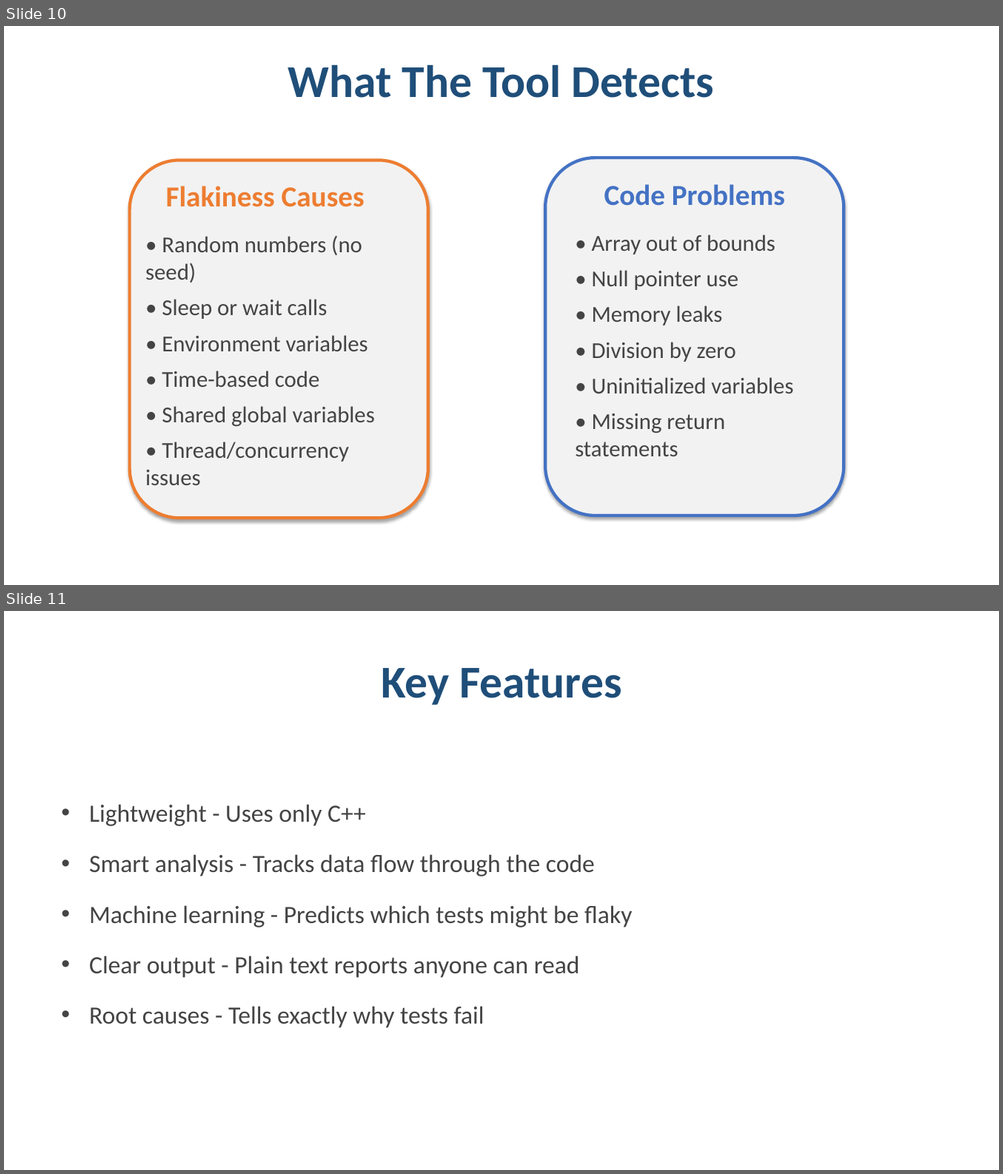
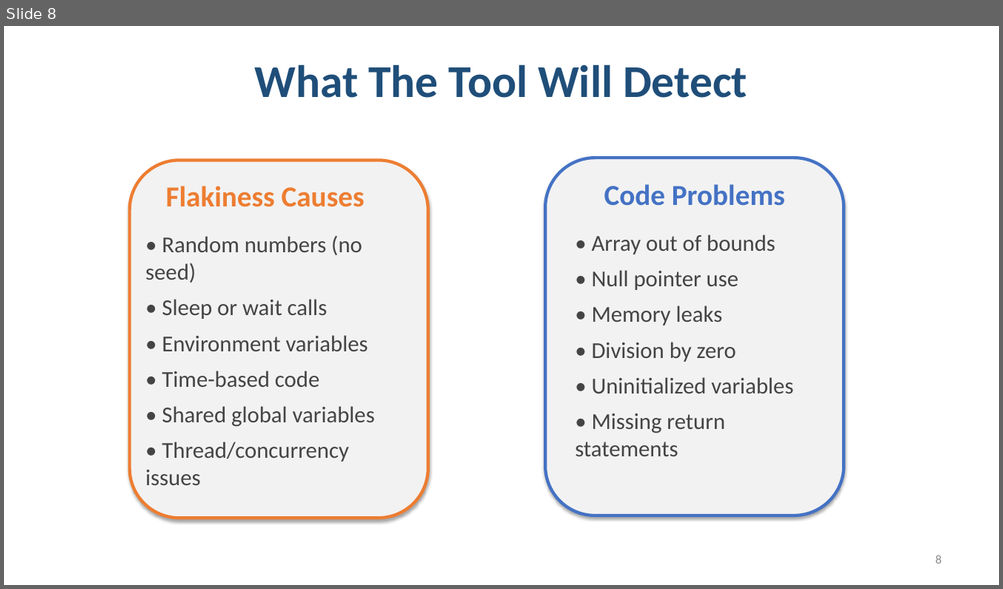
Before and after one commit to UniqueSwagger/FlakeHound-, a slide deck: FlakeHound_Presentation_Final.pptx. Shown one above the other, each under a label of ours: slides 10 and 11 before the commit, slide 8 after it. The pictures are 1003x1174 and 1003x589 pixels, drawn with LibreOffice and Linux fonts; fonts in the diff are those of the drawing. Boxes give left, top, right and bottom in pixels: in the first picture for what was removed or moved away, otherwise in the second. Text is boxed around its words. In the diff, an @@ line names an element or a change of style, - is before the commit and + after.

```diff
--- a/FlakeHound_Presentation_Final.pptx
+++ b/FlakeHound_Presentation_Final.pptx
@@ slide 11 removed at bbox=[4, 611, 999, 1170], background #FFFFFF @@
@@ title removed at bbox=[381, 668, 621, 705] @@
-Key Features
@@ text removed at bbox=[89, 804, 632, 1028] @@
-• Lightweight - Uses only C++
-• Smart analysis - Tracks data flow through the code
-• Machine learning - Predicts which tests might be flaky
-• Clear output - Plain text reports anyone can read
-• Root causes - Tells exactly why tests fail
@@ what was slide 10 is now slide 8 @@
@@ slide 8 changed as well @@
@@ text at bbox=[255, 64, 747, 98]: text changed @@
-What The Tool Detects
+What The Tool Will Detect
@@ page number added at bbox=[935, 555, 941, 564], 12 pt, text #8C8C8C @@
+8
```
Also in this commit, not shown: 6 other slides changed, 3 slides added, 5 other slides removed, 8 other files.
